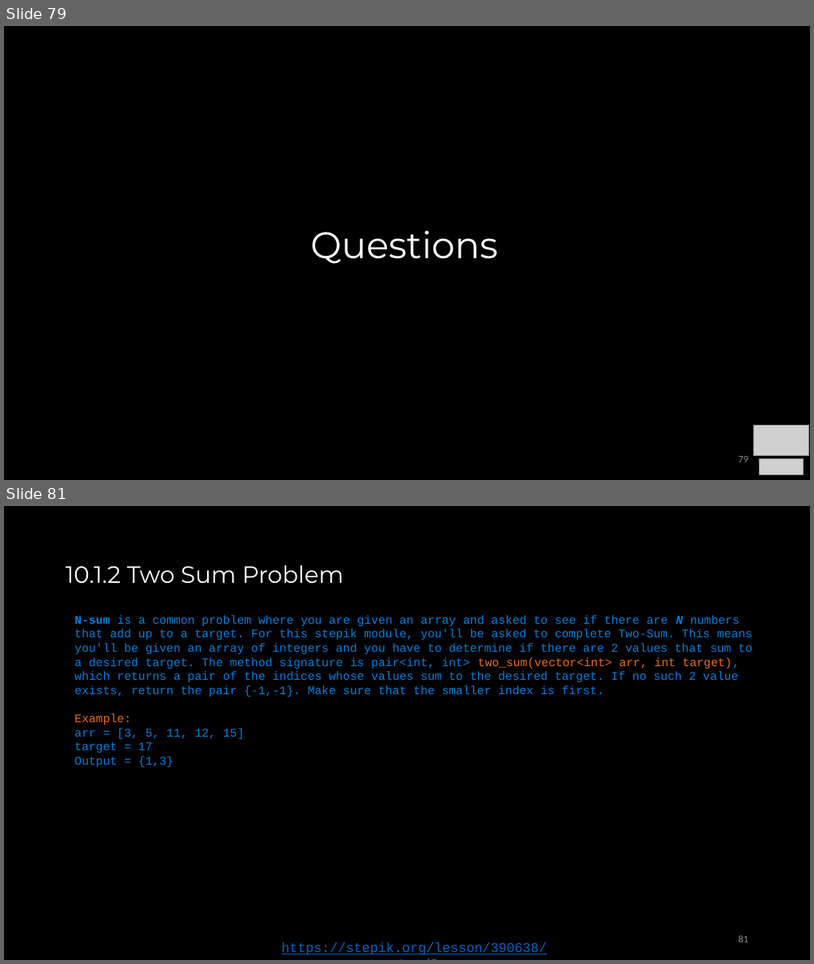
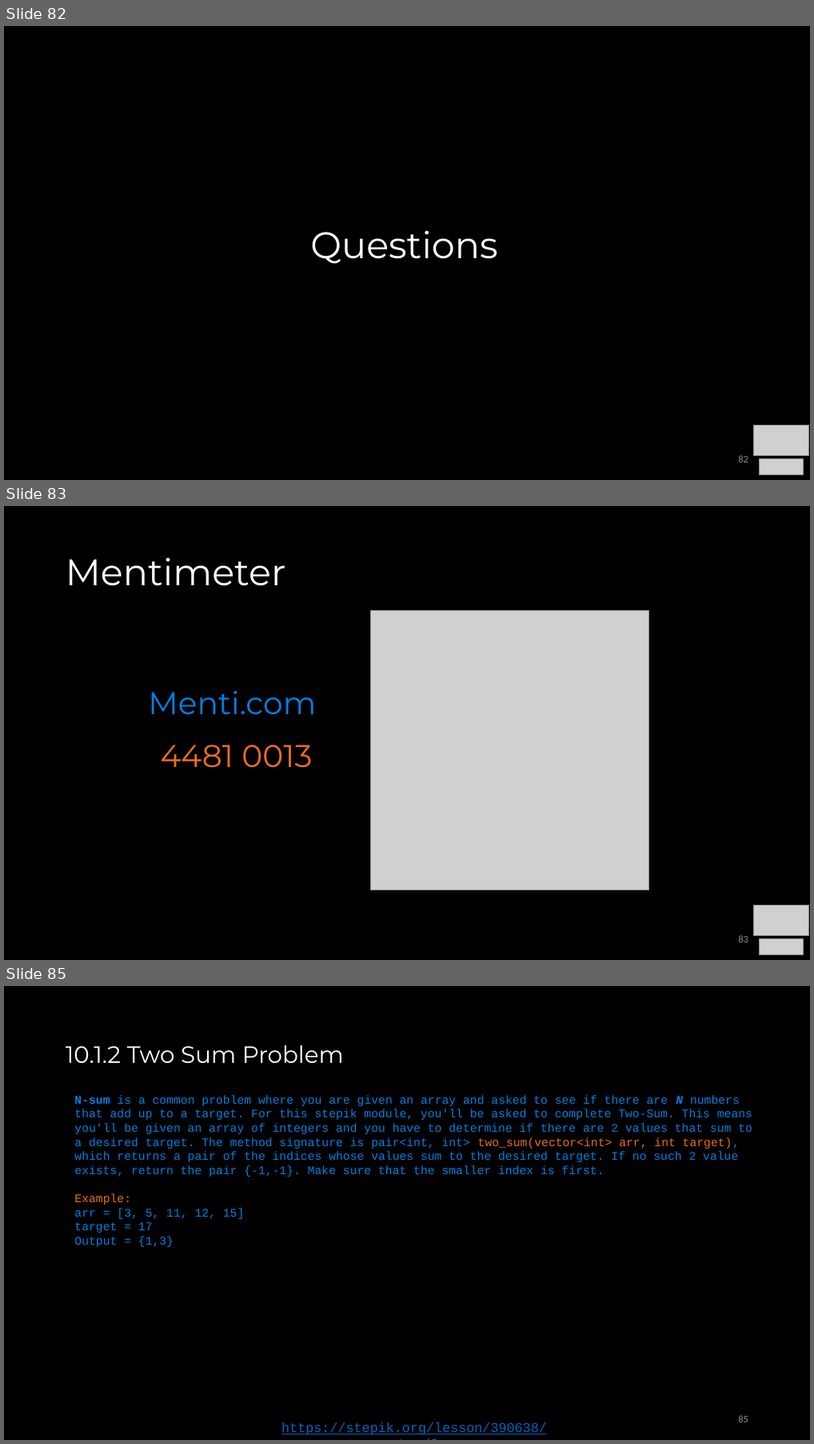
Before and after one commit to COP3530/Instructional-Content, a slide deck: Slides/Slides-PPT/7 - Sets, Maps, HashTables.pptx. Shown one above the other, each under a label of ours: slides 79 and 81 before the commit, slides 82, 83 and 85 after it; the slides between them are not shown. The pictures are 814x964 and 814x1444 pixels, drawn with LibreOffice and Linux fonts; fonts in the diff are those of the drawing; grey boxes stand for pictures. Boxes give left, top, right and bottom in pixels: in the first picture for what was removed or moved away, otherwise in the second. Text is boxed around its words. In the diff, an @@ line names an element or a change of style, - is before the commit and + after.

```diff
--- a/Slides/Slides-PPT/7 - Sets, Maps, HashTables.pptx
+++ b/Slides/Slides-PPT/7 - Sets, Maps, HashTables.pptx
@@ slide 83 added at bbox=[4, 506, 810, 960], background #000000 @@
@@ title added at bbox=[66, 557, 286, 586], 44 pt, text #FFFFFF @@
+Mentimeter
@@ picture added at bbox=[370, 611, 650, 889] @@
@@ text added at bbox=[148, 691, 316, 768], 37.4 pt, text #0081E2 @@
+Menti.com
+4481 0013
@@ picture added at bbox=[754, 904, 810, 936] @@
@@ page number added at bbox=[738, 935, 749, 942], 12 pt, text #8C8C8C @@
+83
@@ picture added at bbox=[759, 939, 804, 954] @@
@@ what was slide 79 is now slide 82 @@
@@ page number at bbox=[738, 455, 749, 462]: text changed @@
-79
+82
@@ what was slide 81 is now slide 85 @@
@@ page number at bbox=[738, 1415, 749, 1422]: text changed @@
-81
+85
```
Also in this commit, not shown: 27 slides changed, 3 other slides added, 1 other file.
